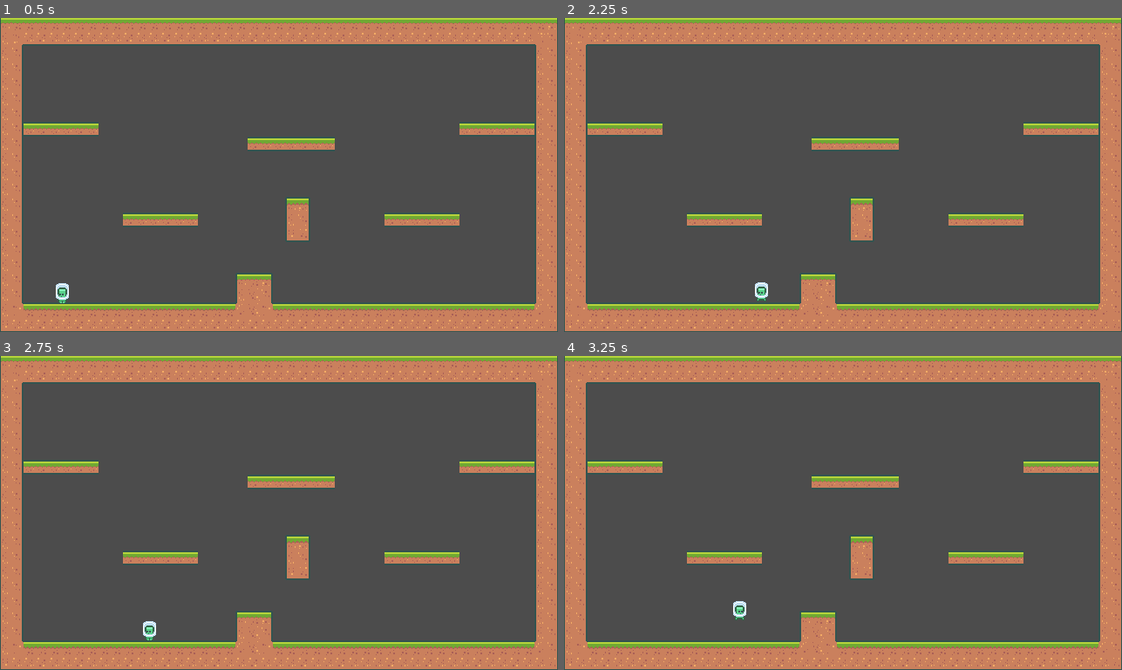
Above: before the commit, frames 1-4 (two rows, left to right).
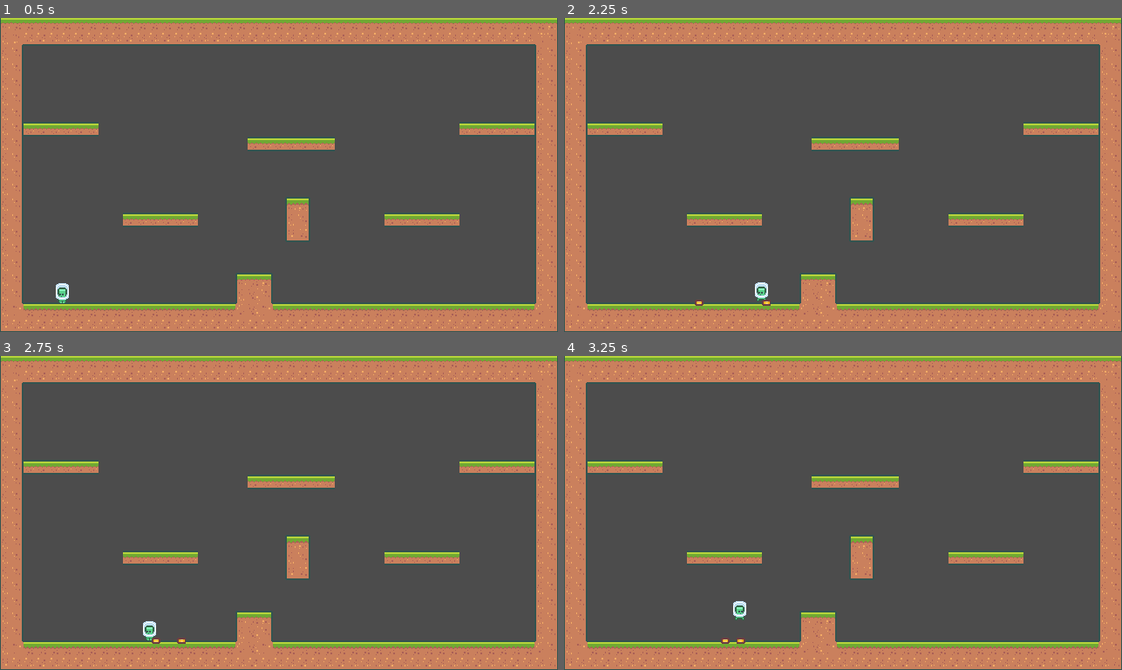
Above: after the commit, the same moments.

Repository: lWardenl/Godot-Platformer2D
Game: Godot game, scene res://Assets/Scenes/Arena.tscn
Two runs of this game, one before a commit and one after it. Both use one fixed random seed, a clock stepped at 60 frames per second and the inputs below.
Inputs:
- Up to frame 1 (0.5 s): no input
- Up to frame 2 (2.25 s): tap Enter at 0.5 s; hold D (move_right) 0.53-2.03 s; tap F (shoot, bound only after the commit) at 0.6, 1.35, 2.1 s; tap Space (jump) at 0.77, 1.52 s; hold A (move_left) from 2.03 s (still down)
- Up to frame 3 (2.75 s): keep holding A (move_left)
- Up to frame 4 (3.25 s): release A (move_left) at 2.78 s; hold D (move_right) from 2.78 s (still down); tap F (shoot, bound only after the commit) at 2.85 s; tap Space (jump) at 3.02 s

Frame 1 is identical in both runs. In frame 2, less than 0.1% of the frame differs, in the area x 23-38%, y 89-92%; in frame 3, less than 0.1%; in frame 4, less than 0.1%.

Commit message:
add basic shooting

Diff:
--- /dev/null
+++ b/Assets/Scenes/Banana.gd
@@ -0,0 +1,8 @@
+extends Node2D
+
+func _ready():
+	pass # Replace with function body.
+
+
+func _physics_process(delta):
+	position += transform.x;
--- /dev/null
+++ b/Assets/Scenes/Banana.tscn
@@ -0,0 +1,11 @@
+[gd_scene load_steps=3 format=2]
+
+[ext_resource path="res://Assets/Sprites/Coins/tile_0152.png" type="Texture" id=1]
+[ext_resource path="res://Assets/Scenes/Banana.gd" type="Script" id=2]
+
+[node name="Node2D" type="Node2D"]
+script = ExtResource( 2 )
+
+[node name="Sprite" type="Sprite" parent="."]
+rotation = 1.5708
+texture = ExtResource( 1 )
--- a/Assets/Scripts/Player.gd
+++ b/Assets/Scripts/Player.gd
@@ -1,5 +1,4 @@
 extends KinematicBody2D
-
 
 signal died
 
@@ -13,13 +12,18 @@
 
 var hasDoubleJump = false
 
+var shootTime = 1
+var currentShot = 0
+
+var bananaScene = preload("res://Assets/Scenes/Banana.tscn")
+
 # Called when the node enters the scene tree for the first time.
 func _ready():
 	$"Hazard Area".connect("area_entered", self, "on_hazard_area_entered")
 
 
 # Called every frame. 'delta' is the elapsed time since the previous frame.
-func _process(delta):
+func _physics_process(delta):
 	var moveVector = get_movement_vector()
 
 	velocity.x += moveVector.x * horizontalAcceleration * delta
@@ -49,6 +53,13 @@
 	if(is_on_floor()):
 		hasDoubleJump = true
 
+	if (currentShot > 0):
+		currentShot -= delta
+		currentShot = max(currentShot,0)
+
+	if (Input.is_action_just_pressed("shoot")):
+		shoot()
+
 	handle_animations()
 
 
@@ -73,3 +84,16 @@
 
 func on_hazard_area_entered(area2d):
 	emit_signal("died")
+
+func shoot():
+	if (currentShot > 0):
+		return
+
+	currentShot = shootTime
+
+	var banana = bananaScene.instance()
+	# add_child_below_node(get_node("/root/BaseLevel"),banana)
+	get_node("/root/BaseLevel").add_child(banana)
+	banana.global_position = position
+	if (!$AnimatedSprite.flip_h):
+		banana.rotate(PI)
--- a/project.godot
+++ b/project.godot
@@ -73,6 +73,11 @@
 "events": [ Object(InputEventKey,"resource_local_to_scene":false,"resource_name":"","device":0,"alt":false,"shift":false,"control":false,"meta":false,"command":false,"pressed":false,"scancode":32,"physical_scancode":0,"unicode":0,"echo":false,"script":null)
  ]
 }
+shoot={
+"deadzone": 0.5,
+"events": [ Object(InputEventKey,"resource_local_to_scene":false,"resource_name":"","device":0,"alt":false,"shift":false,"control":false,"meta":false,"command":false,"pressed":false,"scancode":70,"physical_scancode":0,"unicode":0,"echo":false,"script":null)
+ ]
+}
 
 [layer_names]
 
